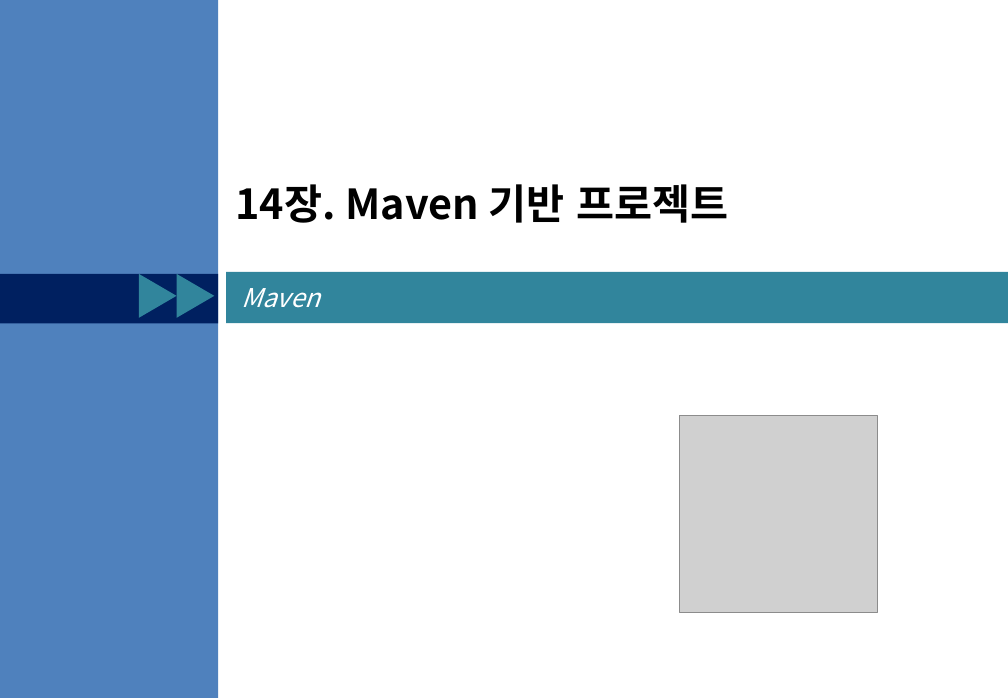
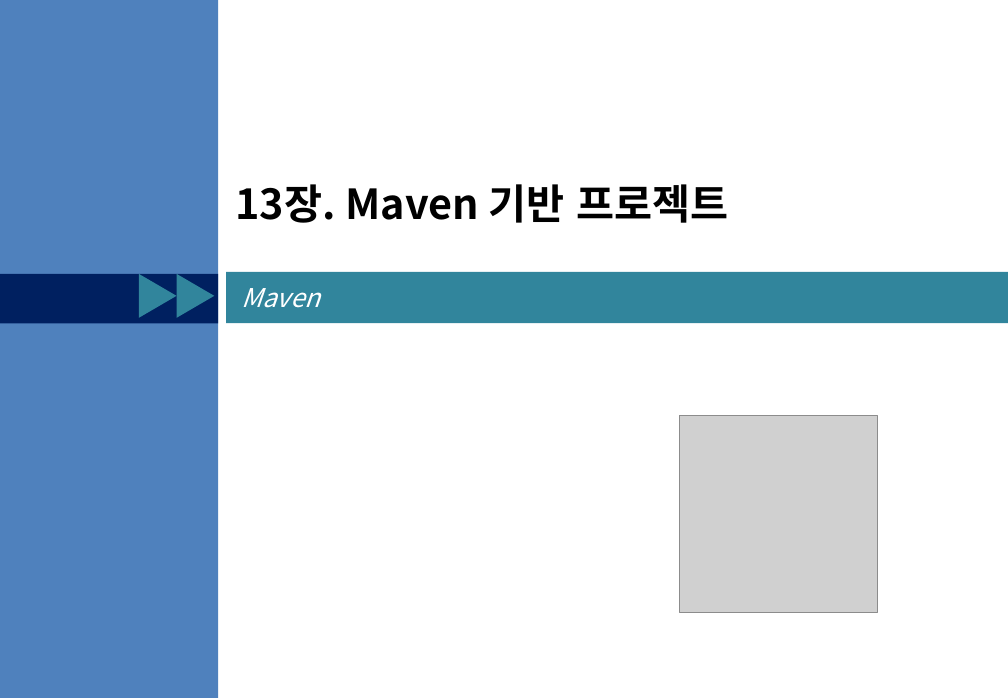
Before and after one commit to kiyongee2/green_project_web, a slide deck: slide 1 of jsp_ppt/13장. Maven 기반 프로젝트.pptx. Drawn at 1008x698 pixels with LibreOffice and Linux fonts; fonts in the diff are those of the drawing; grey boxes stand for pictures. Boxes give left, top, right and bottom in pixels: in the first picture for what was removed or moved away, otherwise in the second. Text is boxed around its words. In the diff, an @@ line names an element or a change of style, - is before the commit and + after.

Commit message:
Maven

```diff
--- a/jsp_ppt/13장. Maven 기반 프로젝트.pptx
+++ b/jsp_ppt/13장. Maven 기반 프로젝트.pptx
@@ title at box(235, 184, 728, 223): text changed @@
-14장. Maven 기반 프로젝트
+13장. Maven 기반 프로젝트
```
Also in this commit, not shown: 1 other file.
